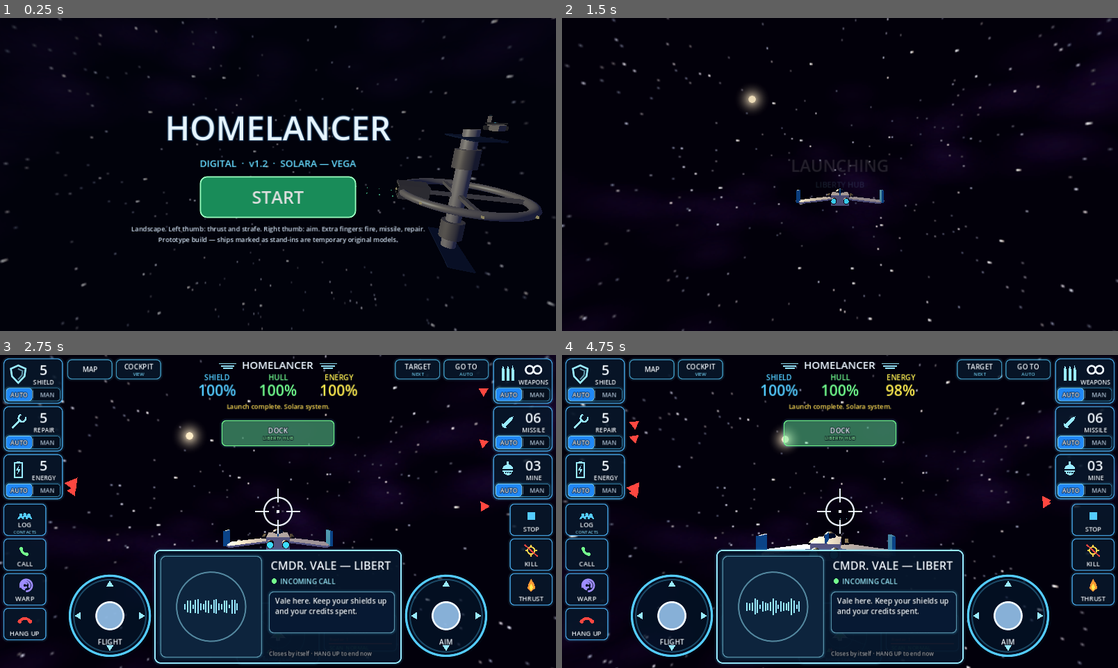
Above: before the commit, frames 1-4 (two rows, left to right).
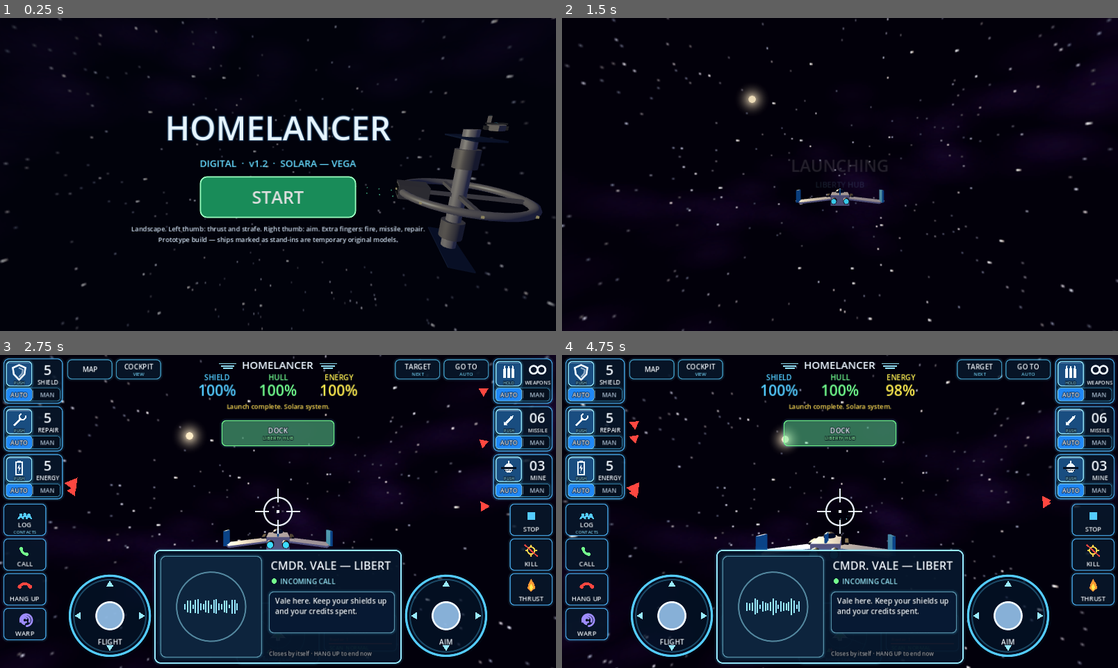
Above: after the commit, the same moments.

Repository: houawanych-pixel/homelancer-digital
Game: Godot game, scene res://main.tscn
Same seed, same stepped clock (60 frames per second), same inputs: the game is played once before the commit and once after it.
Inputs (mouse positions are in pixels of both pictures, inside the frame that each line leads up to):
- Up to frame 1 (0.25 s): no input
- Up to frame 2 (1.5 s): click "START" at 0.5 s; move the mouse to (962, 158) at 1.27 s; hold D (strafe_right) from 1.28 s (still down); hold Space (fire) from 1.28 s (still down); click (962, 158) at 1.42 s
- Up to frame 3 (2.75 s): release D (strafe_right) at 2 s; release Space (fire) at 2 s; tap Enter at 2 s; drag from (166, 527) to (250, 574) at 2.02 s
- Up to frame 4 (4.75 s): move the mouse to (895, 442) at 2.77 s; hold D (strafe_right) 2.78-3.5 s; tap Q at 2.85 s; drag from (812, 574) to (673, 464) at 3.52 s; move the mouse to (1006, 558) at 4.27 s; hold A (strafe_left) from 4.28 s (still down); hold Space (fire) from 4.28 s (still down)

The runs differ from the first frame. In frame 1, 0.1% of the frame differs, in the area x 59-98%, y 31-74%; in frame 2, 0.1%; in frame 3, 3.7%, in the area x 0-100%, y 1-90%; in frame 4, 3.7%.

Commit message:
v1.2: compact roll-down contacts, icon push-buttons, phone buttons together
- LOG opens a compact drop-down (only as tall as the list) that rolls
  back up after 8 s, on tapping outside, or on LOG again.
- Left column: LOG, CALL, HANG UP, WARP (WARP at the bottom).
- Each system card's icon is now a visible raised push-button (PUSH /
  HOLD for weapons) beside the count, with AUTO | MAN underneath.
- 2x MSAA for smoother edges.
- Route test 36/36 headless and in the Web build.

Co-Authored-By: Claude Opus 5.5 <noreply@anthropic.com>
Claude-Session: https://claude.ai/code/session_01FDyr11xhHYDvZm1jYzixp5

Diff:
--- a/project.godot
+++ b/project.godot
@@ -24,3 +24,4 @@
 renderer/rendering_method="gl_compatibility"
 renderer/rendering_method.mobile="gl_compatibility"
 textures/vram_compression/import_etc2_astc=true
+anti_aliasing/quality/msaa_3d=1
--- a/scripts/hud.gd
+++ b/scripts/hud.gd
@@ -41,7 +41,9 @@
 var comms_timer := 0.0
 var contacts: Array = []
 var history: Array = [] # recent messages and calls for LOG
-var roster_t := 1.0 # pull-out animation
+var roster_t := 1.0 # drop-down animation 0..1
+var roster_closing := false
+var roster_idle := 0.0
 var S := Vector2(1280, 720)
 var stick_r := 92.0
 var col_w := 140.0
@@ -89,11 +91,17 @@
 	comms_mode = "roster"
 	comms_hostile = false
 	roster_t = 0.0
-
+	roster_closing = false
+	roster_idle = 0.0
+
+## Compact drop-down: only as tall as the contact list, pulls down from under MAP and rolls back up.
 func roster_rect() -> Rect2:
-	var w := minf(400.0, S.x * 0.34)
-	var slide := (1.0 - ease(roster_t, 0.4)) * w * 0.35 # slides out from the left column
-	return Rect2(col_w + 14 - slide, 64, w, S.y - 64 - 170)
+	var n := clampi(GS.met.size(), 1, 6)
+	var full_h := 40.0 + n * 48.0 + 6.0
+	return Rect2(col_w + 14, 62, 290, maxf(8.0, full_h * ease(roster_t, 0.35)))
+
+func close_roster() -> void:
+	roster_closing = true
 
 func close_comms() -> void:
 	comms_open = false
@@ -130,12 +138,12 @@
 		var r := Rect2(8 if left else S.x - col_w - 8, 8 + (i % 3) * (card_h + gap), col_w, card_h)
 		var id: String = sysd["id"]
 		cards[id] = r
-		buttons["sys_" + id] = Rect2(r.position, Vector2(r.size.x, r.size.y - 38))
+		buttons["sys_" + id] = Rect2(r.position + Vector2(6, 6), Vector2(60, 58)) # the icon push-button
 		buttons["mode_%s_auto" % id] = Rect2(r.position.x + 6, r.end.y - 36, r.size.x * 0.5 - 8, 30)
 		buttons["mode_%s_manual" % id] = Rect2(r.position.x + r.size.x * 0.5 + 2, r.end.y - 36, r.size.x * 0.5 - 8, 30)
 	var sq := Vector2(col_w * 0.72, 74)
 	var y0 := 8 + 3 * (card_h + gap) + 4
-	var lids := ["log", "call", "warp", "hangup"]
+	var lids := ["log", "call", "hangup", "warp"] # phone buttons together, WARP at the bottom
 	for k in lids.size(): buttons[lids[k]] = Rect2(Vector2(8, y0 + k * (sq.y + 6)), sq)
 	var rids := ["stop", "kill", "thrust"]
 	for k in rids.size(): buttons[rids[k]] = Rect2(Vector2(S.x - 8 - sq.x, y0 + k * (sq.y + 6)), sq)
@@ -151,10 +159,9 @@
 		elif space.gate_in_range(): buttons["jump"] = db
 	if comms_open and comms_mode == "roster":
 		var rr := roster_rect()
-		var rows := mini(GS.met.size(), 6)
-		var rh := minf(64.0, (rr.size.y - 110) / 6.0 - 4.0)
-		for k in rows:
-			buttons["met_%d" % k] = Rect2(rr.position.x + 10, rr.position.y + 50 + k * (rh + 4), rr.size.x - 20, rh)
+		if roster_t > 0.95 and not roster_closing:
+			for k in mini(GS.met.size(), 6):
+				buttons["met_%d" % k] = Rect2(rr.position.x + 8, rr.position.y + 40 + k * 48, rr.size.x - 16, 44)
 
 # ---------------------------------------------------------------- input
 func _input(e: InputEvent) -> void:
@@ -169,9 +176,11 @@
 					if id != "sys_guns" and id != "thrust": pressed.emit(id)
 					get_viewport().set_input_as_handled()
 					return
-			if comms_open and comms_mode == "roster" and roster_rect().has_point(e.position):
-				owners[e.index] = "comms_body"
-				return
+			if comms_open and comms_mode == "roster":
+				if roster_rect().has_point(e.position):
+					owners[e.index] = "comms_body"
+					return
+				close_roster()
 			if comms_open and comms_mode != "roster" and _comms_rect().has_point(e.position):
 				owners[e.index] = "comms_body"
 				return
@@ -211,7 +220,14 @@
 	space.aim = a * a.length()
 	space.fire_held = held.has("sys_guns") or Input.is_action_pressed("fire")
 	space.thrust_held = held.has("thrust") or Input.is_key_pressed(KEY_SHIFT)
-	if comms_mode == "roster": roster_t = minf(1.0, roster_t + dt * 5.0)
+	if comms_mode == "roster":
+		if roster_closing:
+			roster_t = maxf(0.0, roster_t - dt * 6.0)
+			if roster_t <= 0.0: close_comms()
+		else:
+			roster_t = minf(1.0, roster_t + dt * 6.0)
+			roster_idle += dt
+			if roster_idle > 8.0: close_roster() # rolls itself back up if you don't pick anyone
 	if comms_mode == "incoming":
 		comms_timer -= dt
 		if comms_timer <= 0.0: close_comms()
@@ -292,7 +308,15 @@
 	var lit := float(flash.get(id, 0.0)) > 0.0 or held.has("sys_" + id)
 	var locked: bool = space.warp_active() and id in ["guns", "missile", "mine"]
 	_box(r, Color(0.07, 0.22, 0.38, 0.95) if lit else PANEL, CYAN_HI if lit else EDGE, 12, 2)
-	_icon(id, r.position + Vector2(34, 36), 20.0, CYAN_HI)
+	# icon push-button: raised face, darker when pressed — tap to use now (hold for weapons)
+	var ib: Rect2 = buttons["sys_" + id]
+	var down := held.has("sys_" + id)
+	if not down: _box(Rect2(ib.position + Vector2(0, 3), ib.size), Color(0.0, 0.03, 0.07, 1.0), Color(0, 0, 0, 0), 9, 0)
+	var face := Rect2(ib.position + (Vector2(0, 3) if down else Vector2.ZERO), ib.size)
+	_box(face, Color(BLUE, 0.9) if down else Color(0.1, 0.3, 0.5, 1.0), CYAN_HI, 9, 2)
+	draw_rect(Rect2(face.position + Vector2(4, 3), Vector2(face.size.x - 8, 2)), Color(1, 1, 1, 0.25))
+	_icon(id, face.get_center() + Vector2(0, -3), 17.0, WHITE)
+	_text(Vector2(face.position.x, face.end.y - 4), "HOLD" if id == "guns" else "PUSH", 9, Color(CYAN_HI, 0.9), HORIZONTAL_ALIGNMENT_CENTER, face.size.x)
 	var count := ""
 	var label: String = {"shield": "SHIELD", "hull": "REPAIR", "energy": "ENERGY", "guns": "WEAPONS", "missile": "MISSILE", "mine": "MINE"}[id]
 	var n := 0
@@ -303,7 +327,7 @@
 		"guns": n = 1; count = "∞"
 		"missile": n = GS.missiles; count = "%02d" % n
 		"mine": n = GS.mines; count = "%02d" % n
-	var cx := r.position.x + r.size.x * 0.68
+	var cx := r.position.x + 68.0 + (r.size.x - 68.0) * 0.5
 	if id == "guns":
 		# infinity sign drawn (the default font lacks the glyph)
 		var ic := Vector2(cx, r.position.y + 26)
@@ -311,7 +335,7 @@
 		draw_arc(ic + Vector2(9, 0), 9, 0, TAU, 20, WHITE, 3.0, true)
 	else:
 		_text(Vector2(cx - 40, r.position.y + 38), count, 32, WHITE if n > 0 else RED, HORIZONTAL_ALIGNMENT_CENTER, 80)
-	_text(Vector2(cx - 50, r.position.y + 60), label, 14, WHITE, HORIZONTAL_ALIGNMENT_CENTER, 100)
+	_text(Vector2(cx - 40, r.position.y + 60), label, 12 if label.length() > 6 else 14, WHITE, HORIZONTAL_ALIGNMENT_CENTER, 80)
 	# AUTO | MAN split toggle
 	var ra: Rect2 = buttons["mode_%s_auto" % id]
 	var rm: Rect2 = buttons["mode_%s_manual" % id]
@@ -326,7 +350,7 @@
 	var cd := 0.0
 	if id == "shield": cd = space.shield_cd / Data.SHIELD_BOOST_COOLDOWN
 	if id == "energy": cd = space.energy_cd / Data.ENERGY_BOOST_COOLDOWN
-	if cd > 0.0: draw_arc(r.position + Vector2(34, 36), 27, -PI / 2, -PI / 2 + TAU * (1.0 - cd), 28, CYAN_HI, 3.0)
+	if cd > 0.0: draw_arc((buttons["sys_" + id] as Rect2).get_center(), 27, -PI / 2, -PI / 2 + TAU * (1.0 - cd), 28, CYAN_HI, 3.0)
 	if locked:
 		draw_rect(r, Color(0, 0, 0, 0.6))
 		_text(Vector2(r.position.x, r.position.y + 58), "LOCKED", 18, GOLD, HORIZONTAL_ALIGNMENT_CENTER, r.size.x)
@@ -627,37 +651,30 @@
 func _dist(d: float) -> String:
 	return "%.1f km" % (d / 1000.0) if d >= 1000.0 else "%d m" % int(d)
 
-## LOG pull-out: everyone you've met, with their mood; tap to call. Recent messages underneath.
+## LOG drop-down: everyone you've met, with their mood; tap to call.
 func _roster() -> void:
 	var r := roster_rect()
-	_box(r, Color(0.02, 0.07, 0.14, 0.96), CYAN_HI, 12, 3)
-	# pull tab on the edge
-	var tab := Rect2(r.end.x - 2, r.position.y + 20, 16, 60)
-	_box(tab, Color(0.05, 0.16, 0.28, 1.0), CYAN_HI, 5, 2)
-	_text(r.position + Vector2(16, 32), "CONTACTS", 20, WHITE)
-	_text(r.position + Vector2(0, 32), "TAP TO CALL", 12, CYAN_HI, HORIZONTAL_ALIGNMENT_RIGHT, r.size.x - 16)
+	_box(r, Color(0.02, 0.07, 0.14, 0.94), CYAN_HI, 10, 2)
+	if r.size.y < 36.0: return
+	_text(r.position + Vector2(12, 26), "CONTACTS", 16, WHITE)
+	_text(r.position + Vector2(0, 26), "TAP TO CALL", 11, CYAN_HI, HORIZONTAL_ALIGNMENT_RIGHT, r.size.x - 12)
 	if GS.met.is_empty():
-		_text(r.position + Vector2(16, 80), "Nobody yet — people you meet appear here.", 14, Color(1, 1, 1, 0.7))
+		if r.size.y > 70: _text(r.position + Vector2(12, 64), "Nobody yet — people you meet appear here.", 12, Color(1, 1, 1, 0.7))
+		return
 	for k in mini(GS.met.size(), 6):
+		var br := Rect2(r.position.x + 8, r.position.y + 40 + k * 48, r.size.x - 16, 44)
+		if br.end.y > r.end.y: break
 		var id: String = GS.met[k]
 		var c: Dictionary = Data.CHARACTERS[id]
-		var br: Rect2 = buttons["met_%d" % k]
 		var m: String = GS.mood.get(id, "neutral")
 		var mc: Color = {"friendly": GREEN, "neutral": CYAN_HI, "enraged": RED}[m]
 		var down := held.has("met_%d" % k)
-		_box(br, Color(mc, 0.25) if down else Color(0.05, 0.13, 0.23, 1.0), Color(mc, 0.8), 10, 2)
-		# portrait placeholder: coloured badge with initials
-		var pc := br.position + Vector2(br.size.y * 0.5 + 4, br.size.y * 0.5)
-		draw_circle(pc, br.size.y * 0.38, Color(c["color"], 0.9))
-		draw_arc(pc, br.size.y * 0.38, 0, TAU, 32, WHITE, 2.0, true)
+		_box(br, Color(mc, 0.25) if down else Color(0.05, 0.13, 0.23, 1.0), Color(mc, 0.7), 8, 1)
+		var pc := br.position + Vector2(24, 22)
+		draw_circle(pc, 16, Color(c["color"], 0.9))
 		var parts: PackedStringArray = (c["name"] as String).replace(".", "").split(" ")
 		var ini := (parts[0].substr(0, 1) + parts[parts.size() - 1].substr(0, 1)).to_upper()
-		_text(pc + Vector2(-20, 6), ini, 15, Color(0.02, 0.05, 0.1), HORIZONTAL_ALIGNMENT_CENTER, 40)
-		var tx := br.position.x + br.size.y + 12
-		_text(Vector2(tx, br.position.y + br.size.y * 0.45), c["name"], 17, WHITE)
-		_text(Vector2(tx, br.position.y + br.size.y * 0.45 + 18), c["role"], 12, Color(0.8, 0.88, 0.95))
-		_text(Vector2(br.position.x, br.position.y + br.size.y * 0.45), m.to_upper(), 12, mc, HORIZONTAL_ALIGNMENT_RIGHT, br.size.x - 12)
-	var y := r.end.y - 44
-	_text(Vector2(r.position.x + 16, y), "RECENT", 11, CYAN_HI)
-	for k in mini(history.size(), 2):
-		_text(Vector2(r.position.x + 16, y + 16 + k * 14), history[k], 11, Color(1, 1, 1, 0.7), HORIZONTAL_ALIGNMENT_LEFT, r.size.x - 32)
+		_text(pc + Vector2(-20, 5), ini, 13, Color(0.02, 0.05, 0.1), HORIZONTAL_ALIGNMENT_CENTER, 40)
+		_text(Vector2(br.position.x + 48, br.position.y + 20), c["name"], 15, WHITE)
+		_text(Vector2(br.position.x + 48, br.position.y + 37), c["role"], 11, Color(0.8, 0.88, 0.95))
+		_text(Vector2(br.position.x, br.position.y + 20), m.to_upper(), 10, mc, HORIZONTAL_ALIGNMENT_RIGHT, br.size.x - 8)
--- a/scripts/main.gd
+++ b/scripts/main.gd
@@ -236,7 +236,7 @@
 		"call":
 			_call_target()
 		"log":
-			if hud.comms_mode == "roster": hud.close_comms()
+			if hud.comms_mode == "roster": hud.close_roster()
 			else: hud.open_log()
 		"hangup":
 			if hud.comms_open:
Not shown, changed: README.md
